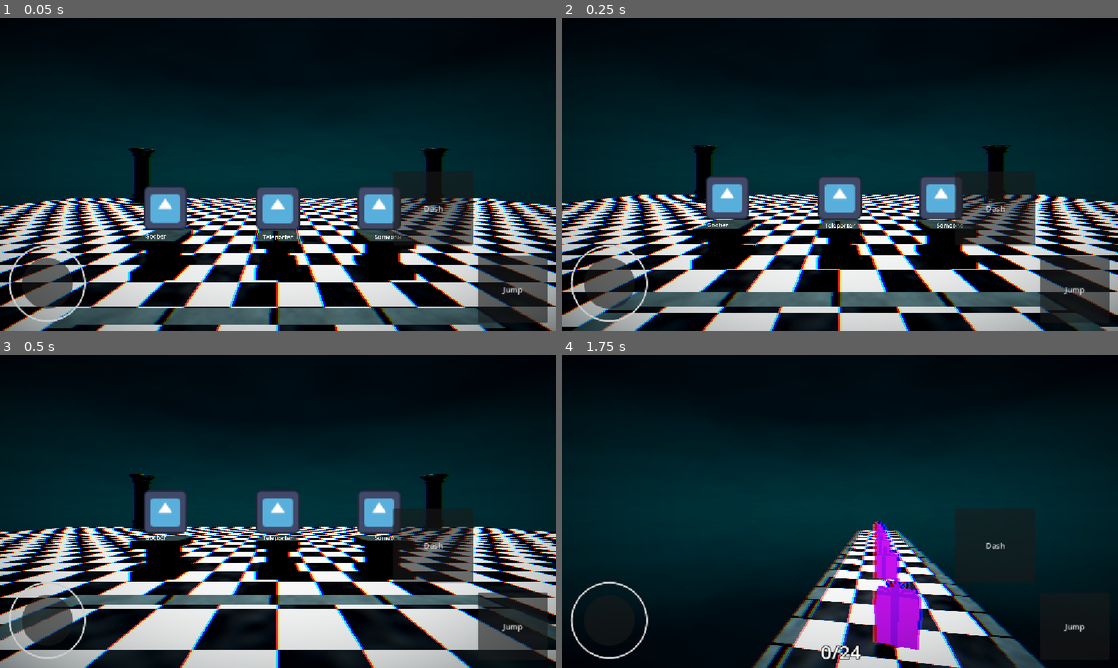
Above: before the commit, frames 1-4 (two rows, left to right).
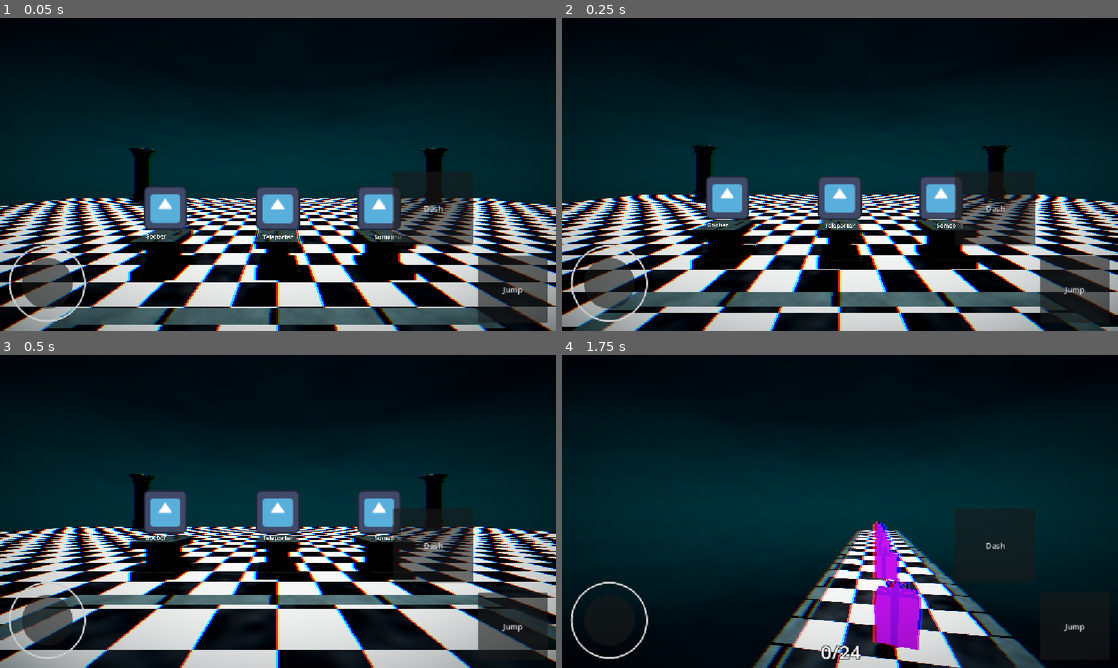
Above: after the commit, the same moments.

Repository: moonwavestudios/Voidscape
Game: Godot game, scene res://main.tscn
Two runs of this game, one before a commit and one after it. Both use one fixed random seed, a clock stepped at 60 frames per second and the inputs below. The engine's default icon, where the game draws it, is replaced by a stand-in: a white triangle on a blue panel in a dark square.
Inputs (mouse positions are in pixels of both pictures, inside the frame that each line leads up to):
- Up to frame 1 (0.05 s): no input
- Up to frame 2 (0.25 s): no input
- Up to frame 3 (0.5 s): no input
- Up to frame 4 (1.75 s): tap Enter (ui_accept) at 0.5, 0.77, 1.52 s; move the mouse to (867, 511) at 0.52 s; hold Up (ui_up) from 0.53 s (still down); tap E (dash) at 0.6 s; click (867, 511) at 0.67 s; tap F (interact) at 1.25, 1.35 s; move the mouse to (812, 511) at 1.27 s

The runs differ from the first frame. In frame 1, 0.2% of the frame differs, in the area x 23-75%, y 67-79%; in frame 2, 0.2%, in the area x 23-75%, y 64-78%; in frame 3, 0.2%; in frame 4, nothing differs.

Commit message:
added model for the horse

Diff:
--- a/assets/materials/stone.tres
+++ b/assets/materials/stone.tres
@@ -123,7 +123,7 @@
 shader_parameter/stone_light = Color(0.1656563, 0.16565642, 0.16565639, 1)
 shader_parameter/stone_dark = Color(0.30980393, 0.30980393, 0.30980393, 1)
 shader_parameter/grout_color = Color(0, 0, 0, 1)
-shader_parameter/tile_size = 1.0
+shader_parameter/tile_size = 0.50000002049012
 shader_parameter/roughness_base = 0.7
 shader_parameter/wetness = 0.0
 shader_parameter/caustic_strength = 0.0
--- /dev/null
+++ b/assets/models/horse/black_horse_chess.tscn
@@ -0,0 +1,9 @@
+[gd_scene format=3 uid="uid://dkyc6f1vwi4g"]
+
+[ext_resource type="PackedScene" uid="uid://f2pc8n1slqa" path="res://assets/models/horse/Black Horse Chess.fbx" id="1_w1jk6"]
+[ext_resource type="Material" uid="uid://cv0dks4delbhh" path="res://assets/materials/stone.tres" id="2_p6xgt"]
+
+[node name="Black Horse Chess" unique_id=595137873 instance=ExtResource("1_w1jk6")]
+
+[node name="Caballo002" parent="." index="0" unique_id=1867630899]
+surface_material_override/0 = ExtResource("2_p6xgt")
--- a/scenes/threats/horse.tscn
+++ b/scenes/threats/horse.tscn
@@ -1,9 +1,12 @@
 [gd_scene format=3 uid="uid://bhq0muku5oap6"]
+
+[ext_resource type="PackedScene" uid="uid://dkyc6f1vwi4g" path="res://assets/models/horse/black_horse_chess.tscn" id="2_0cmq4"]
 
 [sub_resource type="BoxShape3D" id="BoxShape3D_lsfkr"]
 size = Vector3(1, 0.068603516, 1)
 
 [sub_resource type="BoxShape3D" id="BoxShape3D_7nch2"]
+size = Vector3(1, 1.9614258, 1)
 
 [node name="horse" type="Node3D" unique_id=2125563579]
 
@@ -16,4 +19,8 @@
 [node name="StaticBody3D" type="StaticBody3D" parent="." unique_id=1841519880]
 
 [node name="CollisionShape3D" type="CollisionShape3D" parent="StaticBody3D" unique_id=1631418239]
+transform = Transform3D(1, 0, 0, 0, 1, 0, 0, 0, 1, 0, 0.4807129, 0)
 shape = SubResource("BoxShape3D_7nch2")
+
+[node name="Black Horse Chess" parent="." unique_id=437884797 instance=ExtResource("2_0cmq4")]
+transform = Transform3D(21.24, 0, 0, 0, 21.24, 0, 0, 0, 21.24, -3.743, -0.502, 5.066)
--- a/scenes/world_8.tscn
+++ b/scenes/world_8.tscn
@@ -1,3 +1,193 @@
 [gd_scene format=3 uid="uid://b1ue12fhkl2nm"]
 
+[ext_resource type="Shader" uid="uid://daywub3pgh2h8" path="res://shaders/checkerboard_floor.gdshader" id="1_ucnnh"]
+[ext_resource type="Shader" uid="uid://bi6vgst2td81v" path="res://shaders/underwater_stone.gdshader" id="2_fkkqb"]
+
+[sub_resource type="BoxShape3D" id="BoxShape3D_abic5"]
+size = Vector3(1, 0.9974365, 1.0222473)
+
+[sub_resource type="ShaderMaterial" id="ShaderMaterial_4lv6h"]
+render_priority = 0
+shader = ExtResource("1_ucnnh")
+shader_parameter/tile_color_a = Color(1, 1, 1, 1)
+shader_parameter/tile_color_b = Color(0.02, 0.02, 0.04, 1)
+shader_parameter/tile_size = 1.0
+shader_parameter/emission_strength = 1.8
+shader_parameter/roughness_a = 0.15
+shader_parameter/roughness_b = 0.9
+shader_parameter/wetness = 0.6
+shader_parameter/caustic_strength = 0.25
+shader_parameter/caustic_speed = 0.4
+
+[sub_resource type="BoxMesh" id="BoxMesh_beu2s"]
+material = SubResource("ShaderMaterial_4lv6h")
+
+[sub_resource type="BoxShape3D" id="BoxShape3D_tdvjd"]
+size = Vector3(0.14935303, 0.9974365, 1.0222473)
+
+[sub_resource type="ShaderMaterial" id="ShaderMaterial_1moov"]
+render_priority = 0
+shader = ExtResource("2_fkkqb")
+shader_parameter/stone_light = Color(0.4862745, 0.4862745, 0.4862745, 1)
+shader_parameter/stone_dark = Color(0.30980393, 0.30980393, 0.30980393, 1)
+shader_parameter/grout_color = Color(0, 0, 0, 1)
+shader_parameter/tile_size = 1.0
+shader_parameter/roughness_base = 0.7
+shader_parameter/wetness = 0.0
+shader_parameter/caustic_strength = 0.0
+shader_parameter/caustic_speed = 0.35
+shader_parameter/grout_width = 0.07
+shader_parameter/teal_shift = 0.6
+
+[sub_resource type="BoxMesh" id="BoxMesh_vtd2o"]
+material = SubResource("ShaderMaterial_1moov")
+
+[sub_resource type="BoxShape3D" id="BoxShape3D_uob5t"]
+size = Vector3(1.2425461, 0.9974365, 0.019138336)
+
+[sub_resource type="ShaderMaterial" id="ShaderMaterial_lc8dc"]
+render_priority = 0
+shader = ExtResource("2_fkkqb")
+shader_parameter/stone_light = Color(0.4862745, 0.4862745, 0.4862745, 1)
+shader_parameter/stone_dark = Color(0.30980393, 0.30980393, 0.30980393, 1)
+shader_parameter/grout_color = Color(0, 0, 0, 1)
+shader_parameter/tile_size = 1.0
+shader_parameter/roughness_base = 0.7
+shader_parameter/wetness = 0.0
+shader_parameter/caustic_strength = 0.0
+shader_parameter/caustic_speed = 0.35
+shader_parameter/grout_width = 0.07
+shader_parameter/teal_shift = 0.6
+
+[sub_resource type="BoxMesh" id="BoxMesh_6lft7"]
+material = SubResource("ShaderMaterial_lc8dc")
+
+[sub_resource type="BoxShape3D" id="BoxShape3D_ucnnh"]
+size = Vector3(1, 0.9974365, 1.0222473)
+
+[sub_resource type="ShaderMaterial" id="ShaderMaterial_2diqr"]
+render_priority = 0
+shader = ExtResource("1_ucnnh")
+shader_parameter/tile_color_a = Color(1, 1, 1, 1)
+shader_parameter/tile_color_b = Color(0.02, 0.02, 0.04, 1)
+shader_parameter/tile_size = 1.0
+shader_parameter/emission_strength = 1.8
+shader_parameter/roughness_a = 0.15
+shader_parameter/roughness_b = 0.9
+shader_parameter/wetness = 0.6
+shader_parameter/caustic_strength = 0.25
+shader_parameter/caustic_speed = 0.4
+
+[sub_resource type="BoxMesh" id="BoxMesh_fkkqb"]
+material = SubResource("ShaderMaterial_2diqr")
+
+[sub_resource type="BoxShape3D" id="BoxShape3D_beu2s"]
+size = Vector3(0.14935303, 6.0617065, 1.0222473)
+
+[sub_resource type="ShaderMaterial" id="ShaderMaterial_axyqp"]
+render_priority = 0
+shader = ExtResource("2_fkkqb")
+shader_parameter/stone_light = Color(0.4862745, 0.4862745, 0.4862745, 1)
+shader_parameter/stone_dark = Color(0.30980393, 0.30980393, 0.30980393, 1)
+shader_parameter/grout_color = Color(0, 0, 0, 1)
+shader_parameter/tile_size = 1.0
+shader_parameter/roughness_base = 0.7
+shader_parameter/wetness = 0.0
+shader_parameter/caustic_strength = 0.0
+shader_parameter/caustic_speed = 0.35
+shader_parameter/grout_width = 0.07
+shader_parameter/teal_shift = 0.6
+
+[sub_resource type="BoxMesh" id="BoxMesh_tdvjd"]
+material = SubResource("ShaderMaterial_axyqp")
+size = Vector3(1, 5.657749, 1)
+
+[sub_resource type="BoxShape3D" id="BoxShape3D_vtd2o"]
+size = Vector3(1.2425461, 0.9974365, 0.019138336)
+
+[sub_resource type="ShaderMaterial" id="ShaderMaterial_hgrhv"]
+render_priority = 0
+shader = ExtResource("2_fkkqb")
+shader_parameter/stone_light = Color(0.4862745, 0.4862745, 0.4862745, 1)
+shader_parameter/stone_dark = Color(0.30980393, 0.30980393, 0.30980393, 1)
+shader_parameter/grout_color = Color(0, 0, 0, 1)
+shader_parameter/tile_size = 1.0
+shader_parameter/roughness_base = 0.7
+shader_parameter/wetness = 0.0
+shader_parameter/caustic_strength = 0.0
+shader_parameter/caustic_speed = 0.35
+shader_parameter/grout_width = 0.07
+shader_parameter/teal_shift = 0.6
+
+[sub_resource type="BoxMesh" id="BoxMesh_uob5t"]
+material = SubResource("ShaderMaterial_hgrhv")
+
 [node name="world_8" type="Node3D" unique_id=1413954131 groups=["map"]]
+
+[node name="floor" type="StaticBody3D" parent="." unique_id=1483441004]
+transform = Transform3D(3.8134303, 0, 0, 0, 0.12740725, 0, 0, 0, 26.574448, 0, 0, 15.300276)
+
+[node name="CollisionShape3D" type="CollisionShape3D" parent="floor" unique_id=452786530]
+transform = Transform3D(0.99999934, 0, 0, 0, 0.9999995, 0, 0, 0, 0.9999965, 0, 0, 0)
+shape = SubResource("BoxShape3D_abic5")
+
+[node name="MeshInstance3D" type="MeshInstance3D" parent="floor/CollisionShape3D" unique_id=293929260]
+mesh = SubResource("BoxMesh_beu2s")
+
+[node name="CollisionShape3D2" type="CollisionShape3D" parent="floor" unique_id=504057637]
+transform = Transform3D(0.99999934, 0, 0, 0, 0.9999995, 0, 0, 0, 0.99998367, 0.56204104, 0, 0)
+shape = SubResource("BoxShape3D_tdvjd")
+
+[node name="MeshInstance3D" type="MeshInstance3D" parent="floor/CollisionShape3D2" unique_id=492877832]
+transform = Transform3D(0.1200778, 0, 0, 0, 1, 0, 0, 0, 0.99999994, 0, 0, 0)
+mesh = SubResource("BoxMesh_vtd2o")
+
+[node name="CollisionShape3D3" type="CollisionShape3D" parent="floor" unique_id=99362122]
+transform = Transform3D(0.99999934, 0, 0, 0, 0.9999995, 0, 0, 0, 0.99998355, -0.5593431, 0, 0)
+shape = SubResource("BoxShape3D_tdvjd")
+
+[node name="MeshInstance3D" type="MeshInstance3D" parent="floor/CollisionShape3D3" unique_id=645519524]
+transform = Transform3D(0.1200778, 0, 0, 0, 1, 0, 0, 0, 0.99999994, 0, 0, 0)
+mesh = SubResource("BoxMesh_vtd2o")
+
+[node name="CollisionShape3D5" type="CollisionShape3D" parent="floor" unique_id=464163168]
+transform = Transform3D(0.9999994, 0, -1.5347723e-11, 0, 0.9999996, 0, 3.2773784e-13, 0, 0.9999834, 0.0028769008, 0, 0.50804913)
+shape = SubResource("BoxShape3D_uob5t")
+
+[node name="MeshInstance3D" type="MeshInstance3D" parent="floor/CollisionShape3D5" unique_id=1524504250]
+transform = Transform3D(-7.1345285e-10, 0, 1.2474781, 0, 1, 0, -0.016321898, 0, -5.4528993e-08, 0, 0, 0)
+mesh = SubResource("BoxMesh_6lft7")
+
+[node name="floor2" type="StaticBody3D" parent="." unique_id=540647192]
+transform = Transform3D(3.8134303, 0, 0, 0, 0.12740725, 0, 0, 0, 26.574448, 0, 0, -15.192102)
+
+[node name="CollisionShape3D" type="CollisionShape3D" parent="floor2" unique_id=117249804]
+transform = Transform3D(0.99999934, 0, 0, 0, 0.9999995, 0, 0, 0, 0.9999965, 0, 0, 0)
+shape = SubResource("BoxShape3D_ucnnh")
+
+[node name="MeshInstance3D" type="MeshInstance3D" parent="floor2/CollisionShape3D" unique_id=907609488]
+mesh = SubResource("BoxMesh_fkkqb")
+
+[node name="CollisionShape3D3" type="CollisionShape3D" parent="floor2" unique_id=1659027065]
+transform = Transform3D(0.99999934, 0, 0, 0, 0.9999995, 0, 0, 0, 0.99998355, -0.5593431, 0, 0)
+shape = SubResource("BoxShape3D_beu2s")
+
+[node name="MeshInstance3D" type="MeshInstance3D" parent="floor2/CollisionShape3D3" unique_id=1567518033]
+transform = Transform3D(0.1200778, 0, 0, 0, 1, 0, 0, 0, 0.99999994, 0, 0, 0)
+mesh = SubResource("BoxMesh_tdvjd")
+
+[node name="CollisionShape3D4" type="CollisionShape3D" parent="floor2" unique_id=1508033766]
+transform = Transform3D(0.99999934, 0, 0, 0, 0.9999995, 0, 0, 0, 0.9999835, 0.55652773, 0, 0)
+shape = SubResource("BoxShape3D_beu2s")
+
+[node name="MeshInstance3D" type="MeshInstance3D" parent="floor2/CollisionShape3D4" unique_id=1255437784]
+transform = Transform3D(0.1200778, 0, 0, 0, 1, 0, 0, 0, 0.99999994, 0, 0, 0)
+mesh = SubResource("BoxMesh_tdvjd")
+
+[node name="CollisionShape3D5" type="CollisionShape3D" parent="floor2" unique_id=1436934373]
+transform = Transform3D(0.99999934, 0, -1.5376145e-11, 0, 0.9999995, 0, 3.2862596e-13, 0, 0.9999835, 0.0028762813, 0, -0.5081507)
+shape = SubResource("BoxShape3D_vtd2o")
+
+[node name="MeshInstance3D" type="MeshInstance3D" parent="floor2/CollisionShape3D5" unique_id=1721027874]
+transform = Transform3D(-7.1345285e-10, 0, 1.2474781, 0, 1, 0, -0.016321898, 0, -5.4528993e-08, 0, 0, 0)
+mesh = SubResource("BoxMesh_uob5t")
Not shown, added: assets/models/horse/Black Horse Chess.fbx
Not shown, added: assets/models/horse/Black Horse Chess.fbx.import
